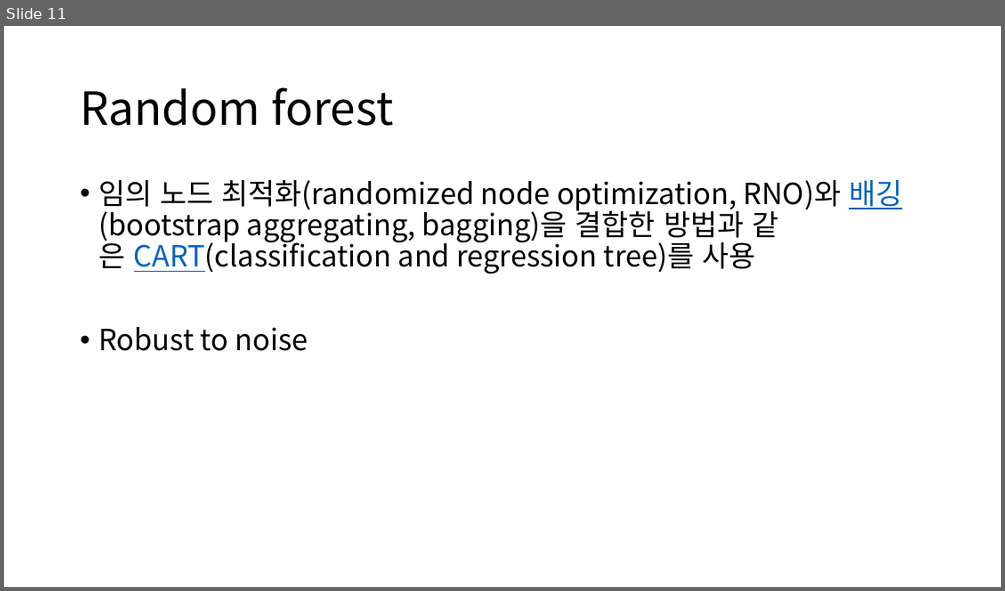
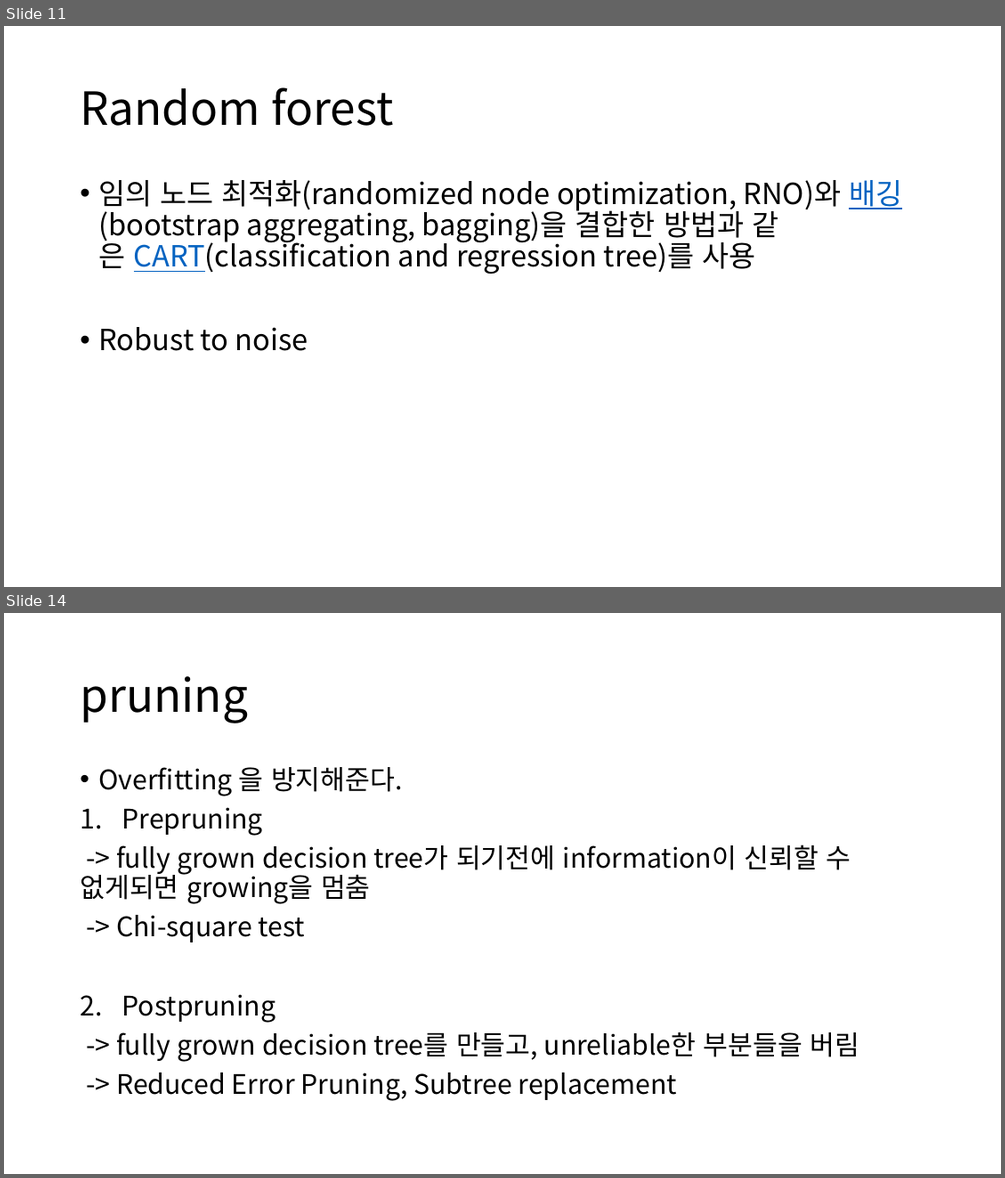
Before and after one commit to gudrb/machine_learning_class, a slide deck: Decision tree.pptx. Shown one above the other, each under a label of ours: slide 11 before the commit, slides 11 and 14 after it; the slides between them are not shown. The pictures are 1005x591 and 1005x1178 pixels, drawn with LibreOffice and Linux fonts; fonts in the diff are those of the drawing. Boxes give left, top, right and bottom in pixels: in the first picture for what was removed or moved away, otherwise in the second. Text is boxed around its words. In the diff, an @@ line names an element or a change of style, - is before the commit and + after.

```diff
--- a/Decision tree.pptx
+++ b/Decision tree.pptx
@@ slide 14 added at box(4, 613, 1001, 1174), background #FFFFFF @@
@@ title added at box(80, 676, 248, 723), 44 pt, text #000000 @@
+pruning
@@ text added at box(80, 767, 860, 1101), 25.9 pt, text #000000 @@
+• Overfitting 을 방지해준다.
+1. Prepruning
+-> fully grown decision tree가 되기전에 information이 신뢰할 수 없게되면 growing을 멈춤
+-> Chi-square test
+2. Postpruning
+-> fully grown decision tree를 만들고, unreliable한 부분들을 버림
+-> Reduced Error Pruning, Subtree replacement
```
Also in this commit, not shown: 2 slides changed, 5 other slides added, 1 slide removed.
